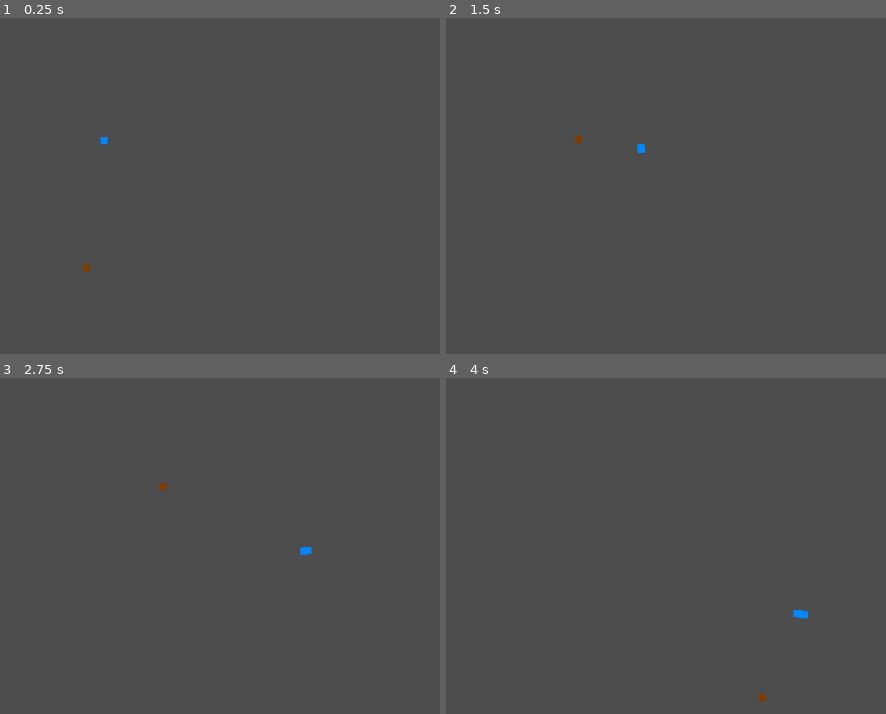
Above: before the commit, frames 1-4 (two rows, left to right).
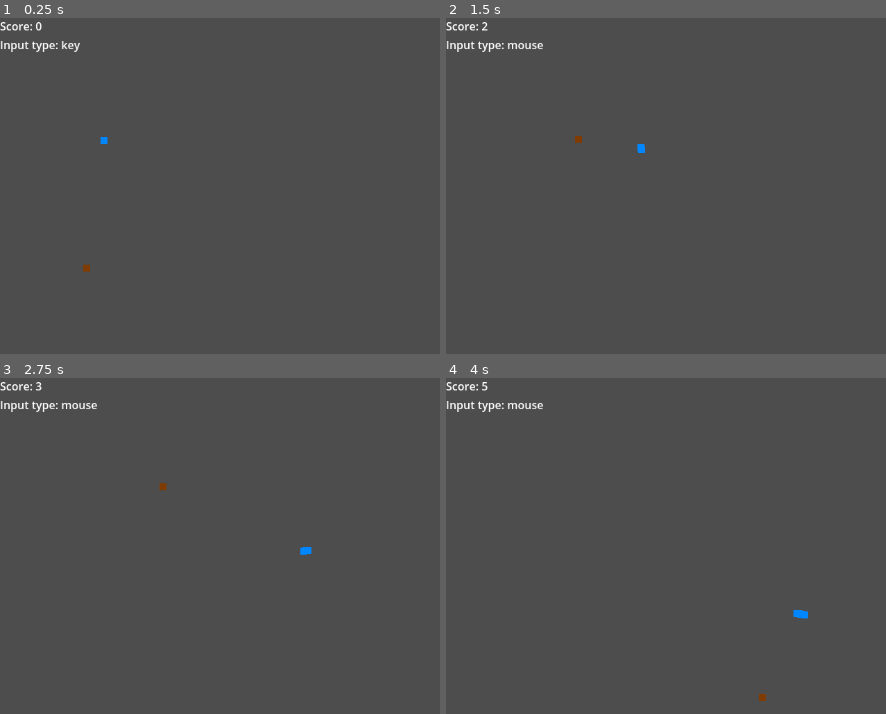
Above: after the commit, the same moments.

Repository: TDDavid/snake_the_game
Game: Godot game, scene res://SnakeGame.tscn
The game is run twice, just before and just after one commit, with the same random seed, the same clock (stepped at 60 frames per second) and the same inputs.
Inputs (mouse positions are in pixels of both pictures, inside the frame that each line leads up to):
- Up to frame 1 (0.25 s): no input
- Up to frame 2 (1.5 s): tap Enter (ui_accept) at 0.5, 0.77 s; move the mouse to (outside the picture) at 0.52 s; hold Right (ui_right) 0.53-1.28 s; click (outside the picture) at 0.67 s; move the mouse to (683, 263) at 1.27 s; hold Down (ui_down) from 1.28 s (still down); click (683, 263) at 1.42 s
- Up to frame 3 (2.75 s): tap Enter (ui_accept) at 1.52 s; move the mouse to (outside the picture) at 2.02 s; release Down (ui_down) at 2.03 s; hold Right (ui_right) from 2.03 s (still down); click (outside the picture) at 2.17 s
- Up to frame 4 (4 s): move the mouse to (806, 693) at 2.77 s; release Right (ui_right) at 2.78 s; hold Up (ui_up) 2.78-3.53 s; click (806, 693) at 2.92 s; tap Enter (ui_accept) at 3.02, 3.77 s; move the mouse to (outside the picture) at 3.52 s; hold Left (ui_left) from 3.53 s (still down); click (outside the picture) at 3.67 s

The runs differ from the first frame. In frame 1, 0.4% of the frame differs, in the area x 0-19%, y 1-11%; in frame 2, 0.4%; in frame 3, 0.4%; in frame 4, 0.4%, in the area x 0-23%, y 1-11%.

Commit message:
Add labels.

Diff:
--- a/SnakeGame.gd
+++ b/SnakeGame.gd
@@ -33,6 +33,8 @@
 	#print("FPS %d" % Engine.get_frames_per_second())
 	handle_input()
 	update_position(delta)
+	$VBoxContainer/Label.set_text("Score: %s" % snakeBodyInstance.tail_segments.size())
+	$VBoxContainer/Label2.set_text("Input type: %s" % ("mouse" if useMouseInput else "key"))
 
 func handle_input():
 	if Input.is_mouse_button_pressed(MOUSE_BUTTON_LEFT):
--- a/SnakeGame.tscn
+++ b/SnakeGame.tscn
@@ -4,3 +4,15 @@
 
 [node name="Main" type="Node2D"]
 script = ExtResource("1_yq7u0")
+
+[node name="VBoxContainer" type="VBoxContainer" parent="."]
+offset_right = 40.0
+offset_bottom = 40.0
+
+[node name="Label" type="Label" parent="VBoxContainer"]
+layout_mode = 2
+text = "Score:"
+
+[node name="Label2" type="Label" parent="VBoxContainer"]
+layout_mode = 2
+text = "Input type:"
